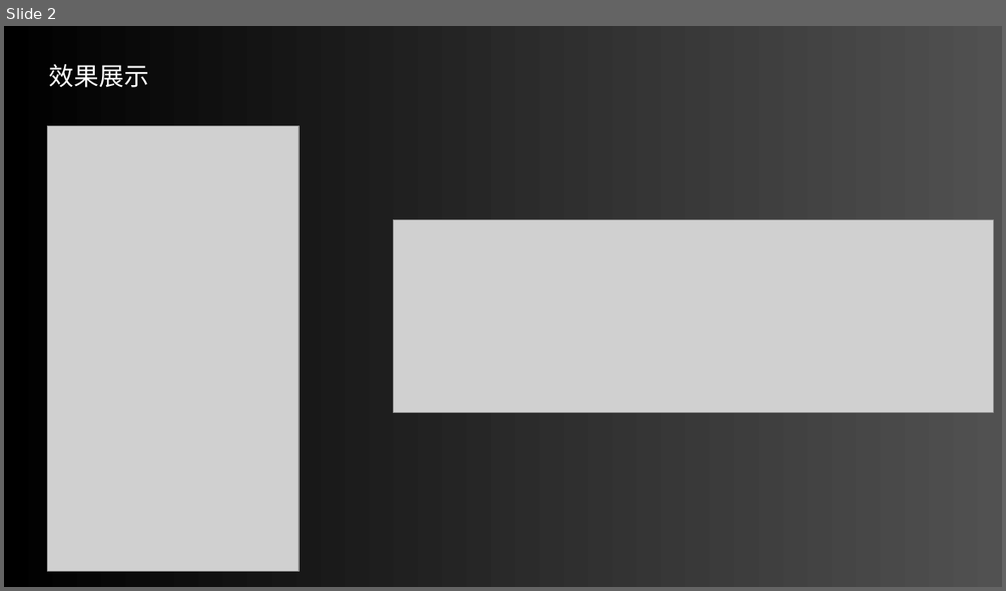
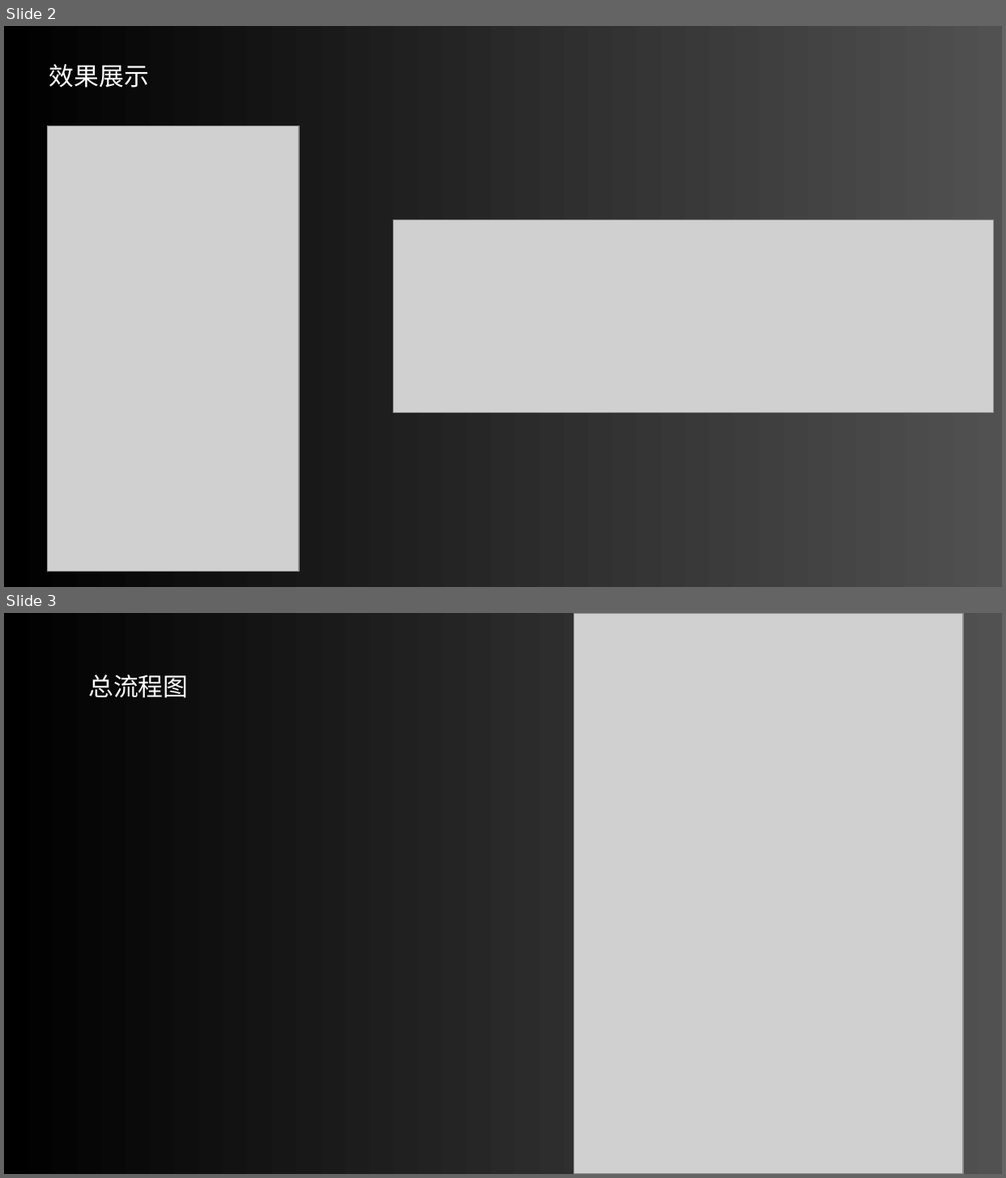
Before and after one commit to ylxdzsw-homeworks/FlashIt, a slide deck: 演示文稿.ppt. Shown one above the other, each under a label of ours: slide 2 before the commit, slides 2 and 3 after it. The pictures are 1006x591 and 1006x1178 pixels, drawn with LibreOffice and Linux fonts; fonts in the diff are those of the drawing; grey boxes stand for pictures. Boxes give left, top, right and bottom in pixels: in the first picture for what was removed or moved away, otherwise in the second. Text is boxed around its words. In the diff, an @@ line names an element or a change of style, - is before the commit and + after.

```diff
--- a/演示文稿.ppt
+++ b/演示文稿.ppt
@@ slide 3 added at [4,613,1002,1174], background gradient #515151 to #000000 @@
@@ picture added at [573,613,963,1174] @@
@@ text added at [88,675,188,698], 18 pt, text #FFFFFF @@
+总流程图
```
Also in this commit, not shown: 2 other files.
